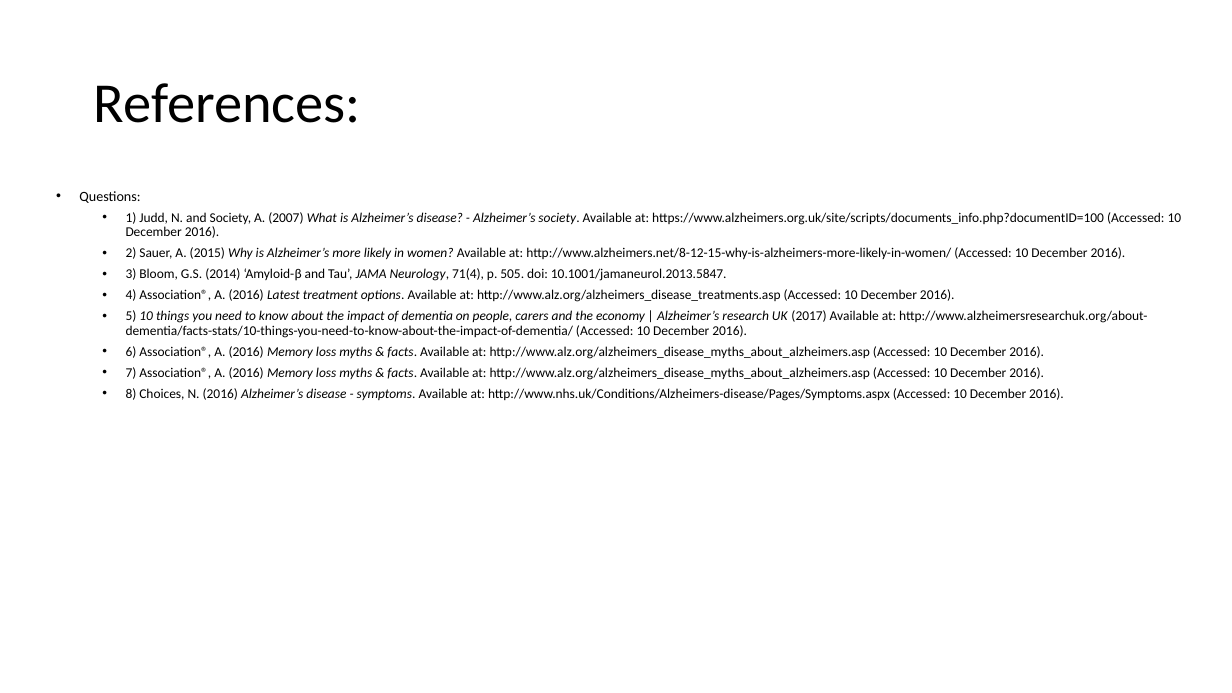
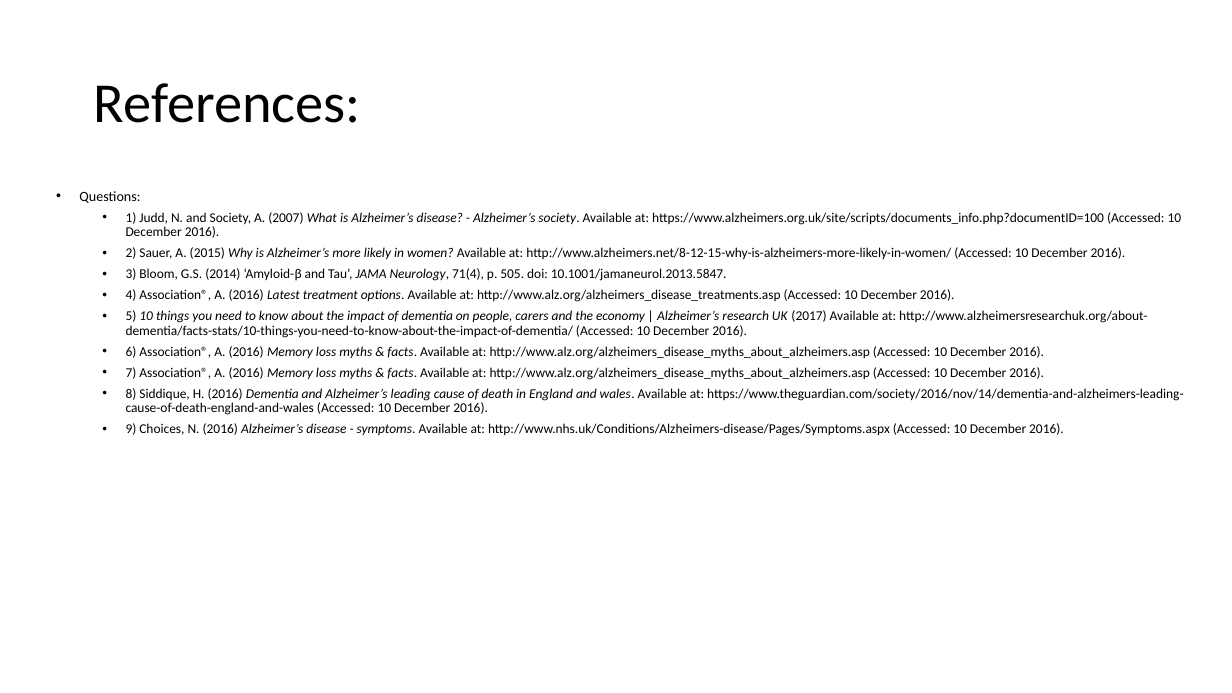
Before and after one commit to Ldn2016/team-11, a slide deck: slide 3 of _presentation/Team 11 Presentation.pptx. Drawn at 1232x693 pixels with LibreOffice and Linux fonts; fonts in the diff are those of the drawing. Boxes give left, top, right and bottom in pixels: in the first picture for what was removed or moved away, otherwise in the second. Text is boxed around its words. In the diff, an @@ line names an element or a change of style, - is before the commit and + after.

Commit message:
presUpdate

```diff
--- a/_presentation/Team 11 Presentation.pptx
+++ b/_presentation/Team 11 Presentation.pptx
@@ text at box(126, 388, 1183, 436): text changed @@
-  • 8) Choices, N. (2016) Alzheimer’s disease - symptoms. Available at: http://www.nhs.uk/Conditions/Alzheimers-disease/Pages/Symptoms.aspx (Accessed: 10 December 2016).
+  • 8) Siddique, H. (2016) Dementia and Alzheimer’s leading cause of death in England and wales. Available at: https://www.theguardian.com/society/2016/nov/14/dementia-and-alzheimers-leading-cause-of-death-england-and-wales (Accessed: 10 December 2016).
+  • 9) Choices, N. (2016) Alzheimer’s disease - symptoms. Available at: http://www.nhs.uk/Conditions/Alzheimers-disease/Pages/Symptoms.aspx (Accessed: 10 December 2016).
```
